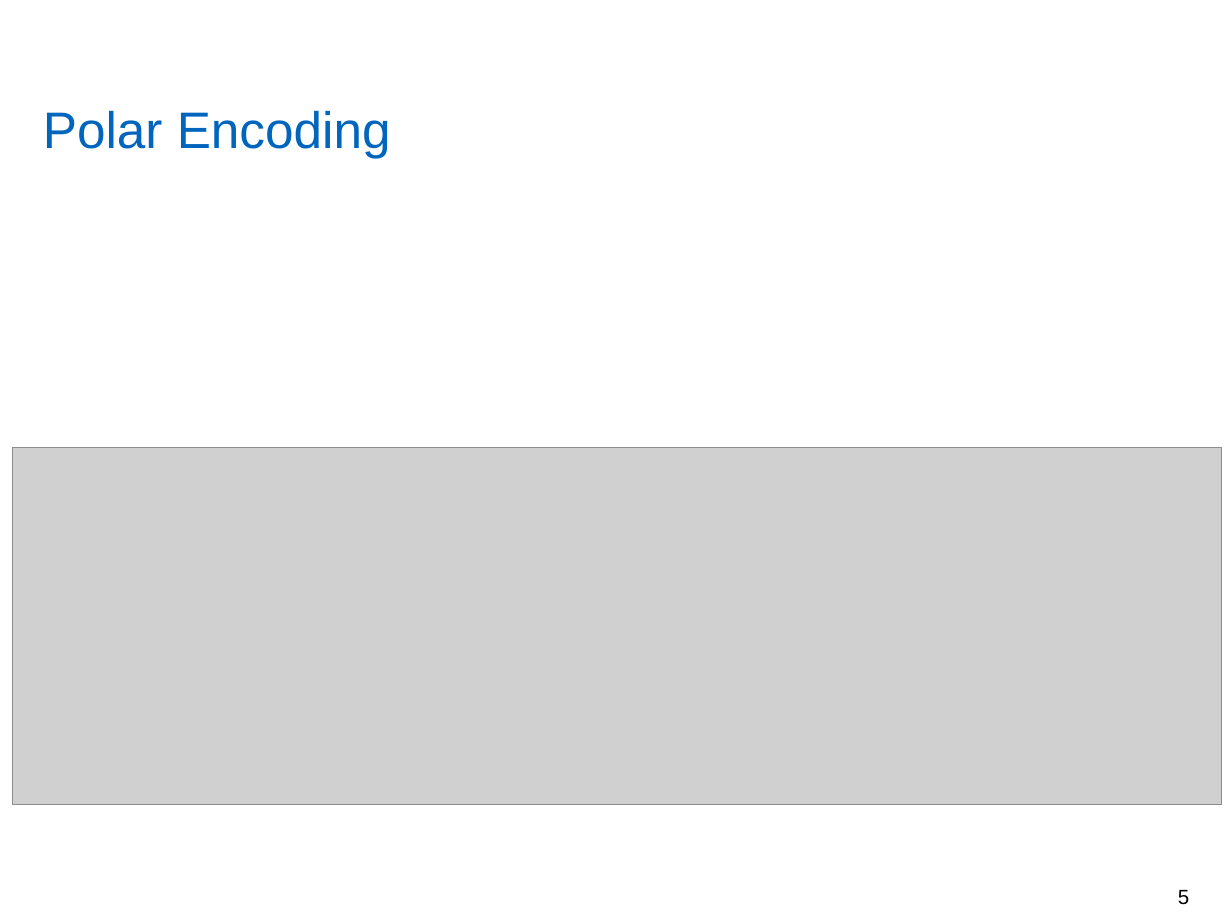
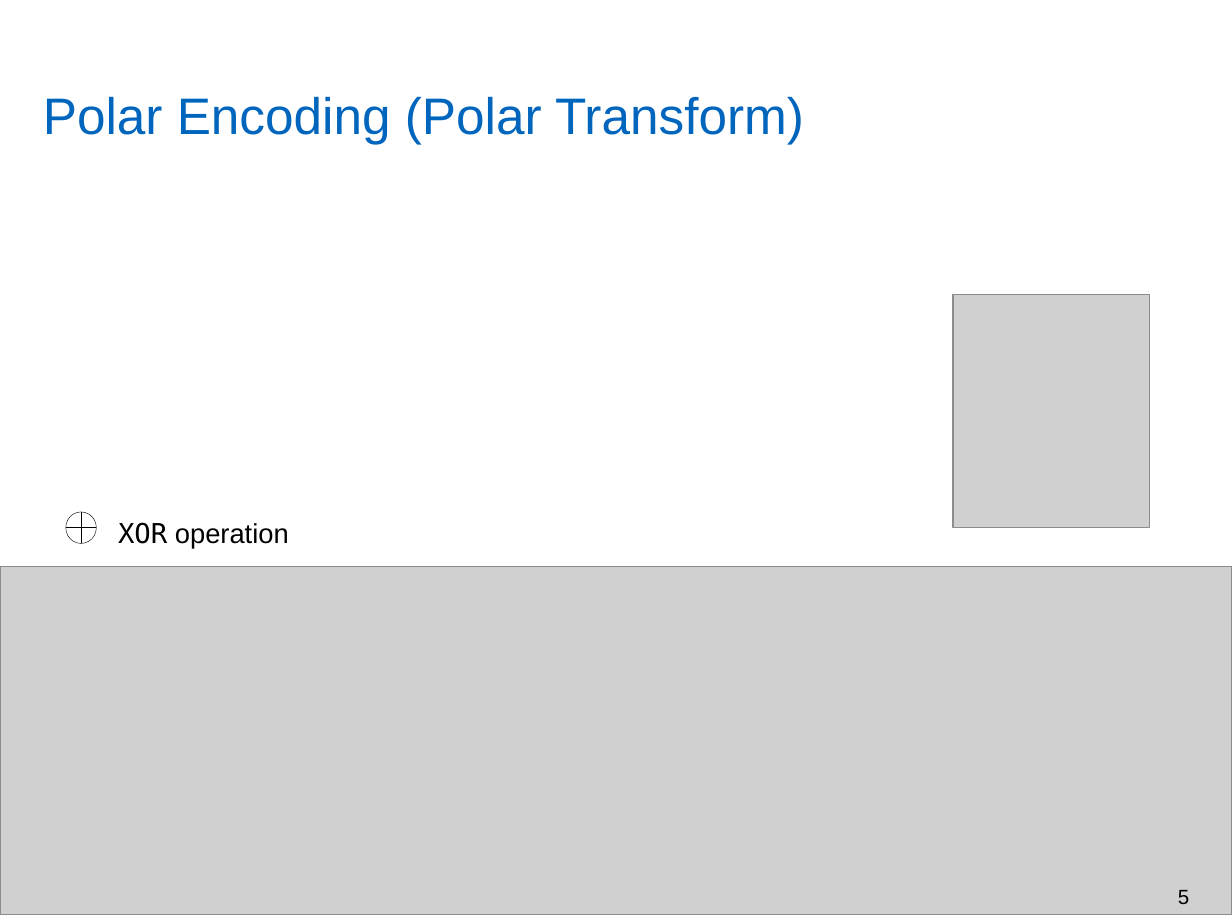
Before and after one commit to yadhu1961/thesis_5GPolorCodes, a slide deck: slide 5 of final_presentation/finalPpt.pptx. Drawn at 1232x924 pixels with LibreOffice and Linux fonts; fonts in the diff are those of the drawing; grey boxes stand for pictures; background and template pictures are left out. Boxes give left, top, right and bottom in pixels: in the first picture for what was removed or moved away, otherwise in the second. Text is boxed around its words. In the diff, an @@ line names an element or a change of style, - is before the commit and + after.

```diff
--- a/final_presentation/finalPpt.pptx
+++ b/final_presentation/finalPpt.pptx
@@ title at (x1=43, y1=96, x2=804, y2=144): text changed @@
-Polar Encoding
+Polar Encoding (Polar Transform)
@@ picture added at (x1=952, y1=294, x2=1148, y2=527) @@
@@ flow chart or added at (x1=65, y1=513, x2=96, y2=545), outline #000000 0.25 pt @@
@@ text added at (x1=118, y1=522, x2=289, y2=549), 16 pt, text #000000 @@
+XOR operation
@@ picture resized from (x1=12, y1=447, x2=1221, y2=804) to (x1=0, y1=567, x2=1232, y2=915) @@
```
Also in this commit, not shown: 25 other slides changed, 5 slides added, 4 slides removed, 18 other files.
